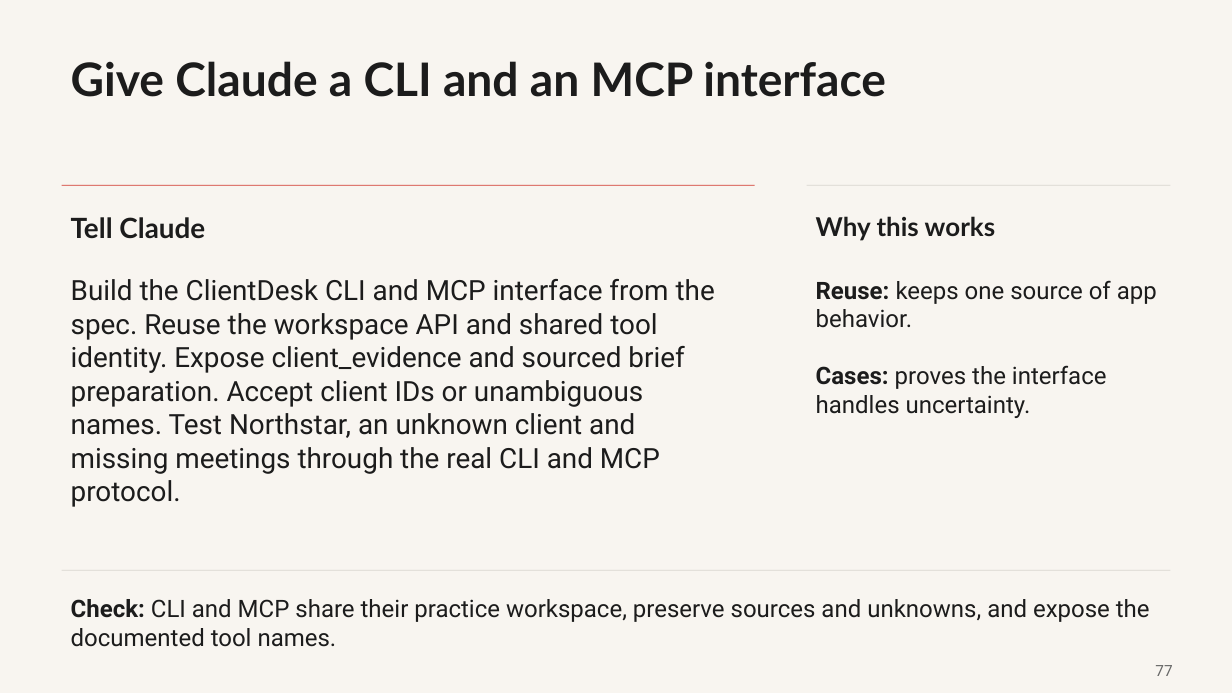
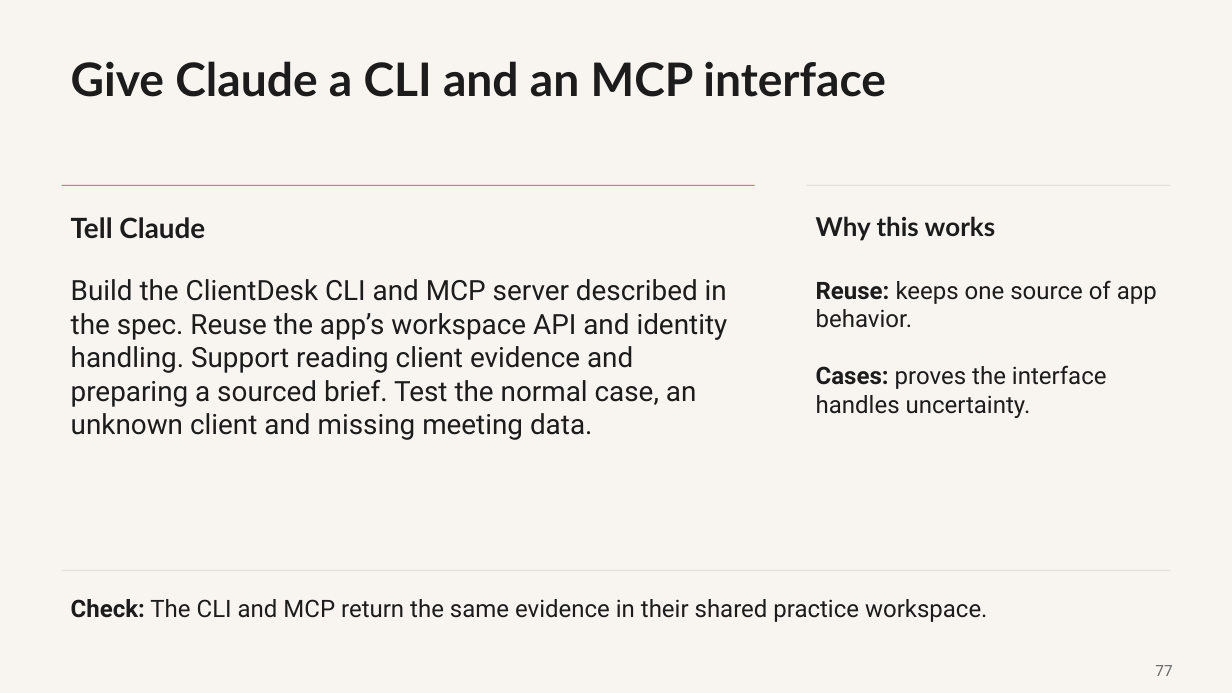
Before and after one commit to promptadvisers/claude-code-next-steps, a slide deck: slide 77 of slides/ClientDesk_Course_End_to_End.pptx. Drawn at 1232x693 pixels with LibreOffice and Linux fonts; fonts in the diff are those of the drawing. Boxes give left, top, right and bottom in pixels: in the first picture for what was removed or moved away, otherwise in the second. Text is boxed around its words. In the diff, an @@ line names an element or a change of style, - is before the commit and + after.

```diff
--- a/slides/ClientDesk_Course_End_to_End.pptx
+++ b/slides/ClientDesk_Course_End_to_End.pptx
@@ text at box(71, 279, 728, 440): text changed @@
-Build the ClientDesk CLI and MCP interface from the spec. Reuse the workspace API and shared tool identity. Expose client_evidence and sourced brief preparation. Accept client IDs or unambiguous names. Test Northstar, an unknown client and missing meetings through the real CLI and MCP protocol.
+Build the ClientDesk CLI and MCP server described in the spec. Reuse the app’s workspace API and identity handling. Support reading client evidence and preparing a sourced brief. Test the normal case, an unknown client and missing meeting data.
@@ text at box(71, 599, 987, 622): text changed @@
-Check: CLI and MCP share their practice workspace, preserve sources and unknowns, and expose the documented tool names.
+Check: The CLI and MCP return the same evidence in their shared practice workspace.
```
Also in this commit, not shown: 11 other slides changed, 3 other files.
